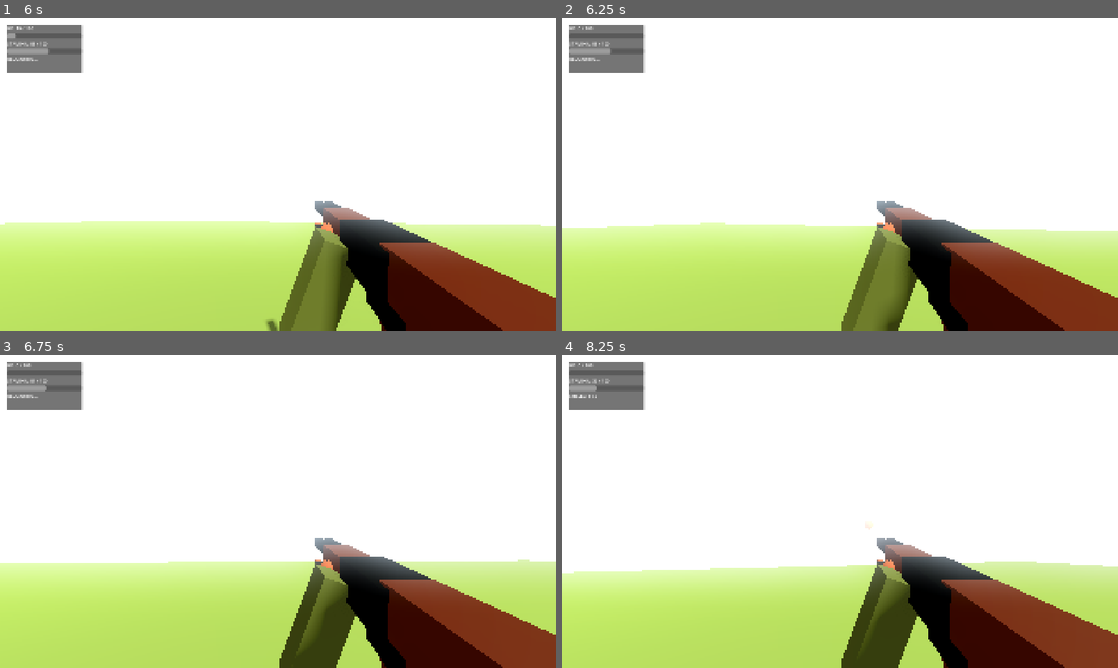
Above: before the commit, frames 1-4 (two rows, left to right).
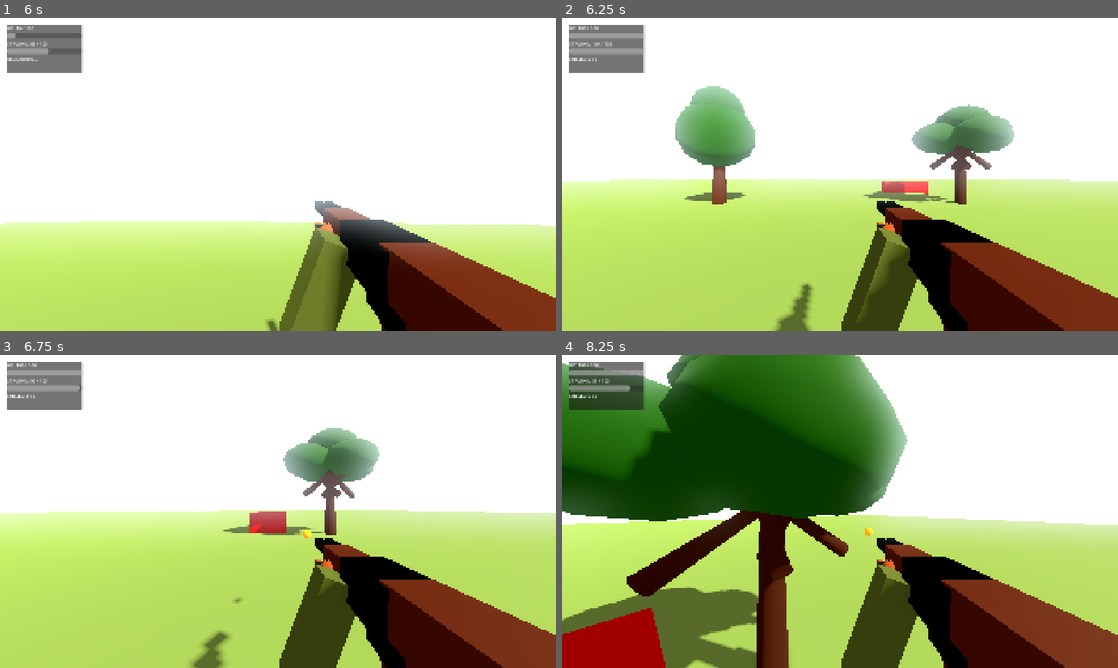
Above: after the commit, the same moments.

Repository: l3b1d/Car-Killer--Remake
Game: Godot game, scene res://scenes/ui/main_menu/main_menu.tscn
The game is run twice, just before and just after one commit, with the same random seed, the same clock (stepped at 60 frames per second) and the same inputs.
Inputs (mouse positions are in pixels of both pictures, inside the frame that each line leads up to):
- Up to frame 1 (6 s): click "Start" at 0.5 s; click "Start game" at 1.25 s; tap Enter (ui_accept) at 2, 2.27, 3.02, 4.52, 5, 5.27 s; move the mouse to (305, 174) at 2.02 s; hold Shift (run) 2.03-2.78 s; hold W (player_move_forward) from 2.03 s (still down); click (305, 174) at 2.17 s; move the mouse to (250, 174) at 2.77 s; click (250, 174) at 2.85 s; move the mouse to (289, 168) at 3.52 s; hold Shift (run) 3.53-4.28 s; click (289, 168) at 3.67 s; move the mouse to (272, 180) at 4.27 s; click (272, 180) at 4.35 s; move the mouse to (316, 177) at 5.02 s; hold Shift (run) 5.03-5.78 s; click (316, 177) at 5.17 s; tap R (reload) at 5.65 s; move the mouse to (233, 171) at 5.77 s; click (233, 171) at 5.85 s
- Up to frame 2 (6.25 s): keep holding W (player_move_forward); tap Enter (ui_accept) at 6.02 s
- Up to frame 3 (6.75 s): keep holding W (player_move_forward); move the mouse to (283, 511) at 6.52 s; hold Shift (run) from 6.53 s (still down); click (283, 511) at 6.67 s
- Up to frame 4 (8.25 s): move the mouse to (817, 505) at 7.27 s; release W (player_move_forward) at 7.28 s; release Shift (run) at 7.28 s; hold D (player_move_right) 7.28-8.03 s; click (817, 505) at 7.35 s; tap Enter (ui_accept) at 7.52 s; move the mouse to (867, 511) at 8.02 s; hold W (player_move_forward) from 8.03 s (still down); hold Shift (run) from 8.03 s (still down); click (867, 511) at 8.17 s

Frame 1 is identical in both runs. In frame 2, 31% of the frame differs, in the area x 0-100%, y 2-100%; in frame 3, 28%; in frame 4, 60%, in the area x 0-100%, y 0-100%.

Commit message:
added simple death screen

Diff:
--- a/localization/translations.csv
+++ b/localization/translations.csv
@@ -18,6 +18,9 @@
 Resume,Resume,Продовжити
 Main Menu,Main Menu,Головне меню
 Quit Game,Quit Game,Вийти з гри
+You died,You died,Ви загинули
+Restart,Restart,Рестарт
+Exit to menu,Exit to menu,Вийти в меню
 HP status,HP: %d / %d,ЗДОРОВ'Я: %d / %d
 Stamina status,STAMINA: %d / %d,ВИТРИВАЛІСТЬ: %d / %d
 Shells status,SHELLS: %d / %d,ПАТРОНИ: %d / %d
--- /dev/null
+++ b/scenes/ui/death_screen.tscn
@@ -0,0 +1,52 @@
+[gd_scene format=3]
+
+[ext_resource type="Script" path="res://scripts/ui/death_screen.gd" id="1_2m18w"]
+
+[node name="DeathScreen" type="CanvasLayer" groups=["death_screen"]]
+process_mode = 3
+script = ExtResource("1_2m18w")
+
+[node name="Panel" type="PanelContainer" parent="."]
+anchors_preset = 8
+anchor_left = 0.5
+anchor_top = 0.5
+anchor_right = 0.5
+anchor_bottom = 0.5
+offset_left = -220.0
+offset_top = -140.0
+offset_right = 220.0
+offset_bottom = 140.0
+grow_horizontal = 2
+grow_vertical = 2
+
+[node name="MarginContainer" type="MarginContainer" parent="Panel"]
+layout_mode = 2
+theme_override_constants/margin_left = 28
+theme_override_constants/margin_top = 24
+theme_override_constants/margin_right = 28
+theme_override_constants/margin_bottom = 24
+
+[node name="VBoxContainer" type="VBoxContainer" parent="Panel/MarginContainer"]
+layout_mode = 2
+alignment = 1
+
+auto_translate = false
+
+[node name="TitleLabel" type="Label" parent="Panel/MarginContainer/VBoxContainer"]
+layout_mode = 2
+theme_override_font_sizes/font_size = 36
+text = "You died"
+horizontal_alignment = 1
+
+[node name="RestartButton" type="Button" parent="Panel/MarginContainer/VBoxContainer"]
+custom_minimum_size = Vector2(0, 52)
+layout_mode = 2
+text = "Restart"
+
+[node name="MenuButton" type="Button" parent="Panel/MarginContainer/VBoxContainer"]
+custom_minimum_size = Vector2(0, 52)
+layout_mode = 2
+text = "Exit to menu"
+
+[connection signal="pressed" from="Panel/MarginContainer/VBoxContainer/RestartButton" to="." method="_on_restart_button_pressed"]
+[connection signal="pressed" from="Panel/MarginContainer/VBoxContainer/MenuButton" to="." method="_on_menu_button_pressed"]
--- a/scripts/base_game.gd
+++ b/scripts/base_game.gd
@@ -1,6 +1,7 @@
 extends Node3D
 
 var pause_menu: CanvasLayer
+var death_screen: CanvasLayer
 
 @onready var player: CharacterBody3D = $Player
 @onready var shotgun: Node = $Player/CameraPivot/Shotgun
@@ -12,7 +13,9 @@
 
 func _ready() -> void:
 	pause_menu = preload("res://scenes/ui/game_pause_menu.tscn").instantiate()
+	death_screen = preload("res://scenes/ui/death_screen.tscn").instantiate()
 	add_child(pause_menu)
+	add_child(death_screen)
 	player.stats_changed.connect(_on_player_stats_changed)
 	shotgun.ammo_changed.connect(_on_ammo_changed)
 	_on_player_stats_changed(player.health, player.MAX_HEALTH, player.stamina, player.MAX_STAMINA)
@@ -26,5 +29,10 @@
 	health_label.text = tr("HP status") % [health, max_health]
 	stamina_label.text = tr("Stamina status") % [roundi(stamina), roundi(max_stamina)]
 
+	if health <= 0 and not death_screen.visible:
+		get_tree().paused = true
+		death_screen.show_screen()
+		Input.set_mouse_mode(Input.MOUSE_MODE_VISIBLE)
+
 func _on_ammo_changed(ammo: int, magazine_size: int, reloading: bool) -> void:
 	ammo_label.text = tr("Reloading") if reloading else tr("Shells status") % [ammo, magazine_size]
--- /dev/null
+++ b/scripts/ui/death_screen.gd
@@ -0,0 +1,27 @@
+extends CanvasLayer
+
+@onready var title_label: Label = $Panel/MarginContainer/VBoxContainer/TitleLabel
+@onready var restart_button: Button = $Panel/MarginContainer/VBoxContainer/RestartButton
+@onready var menu_button: Button = $Panel/MarginContainer/VBoxContainer/MenuButton
+
+func _ready() -> void:
+	process_mode = Node.PROCESS_MODE_ALWAYS
+	visible = false
+	_update_text()
+
+func show_screen() -> void:
+	visible = true
+	restart_button.grab_focus()
+
+func _update_text() -> void:
+	title_label.text = tr("You died")
+	restart_button.text = tr("Restart")
+	menu_button.text = tr("Exit to menu")
+
+func _on_restart_button_pressed() -> void:
+	get_tree().paused = false
+	get_tree().change_scene_to_file("res://scenes/levels/base_game.tscn")
+
+func _on_menu_button_pressed() -> void:
+	get_tree().paused = false
+	get_tree().change_scene_to_file("res://scenes/ui/main_menu/main_menu.tscn")
Not shown, added: scripts/ui/death_screen.gd.uid
